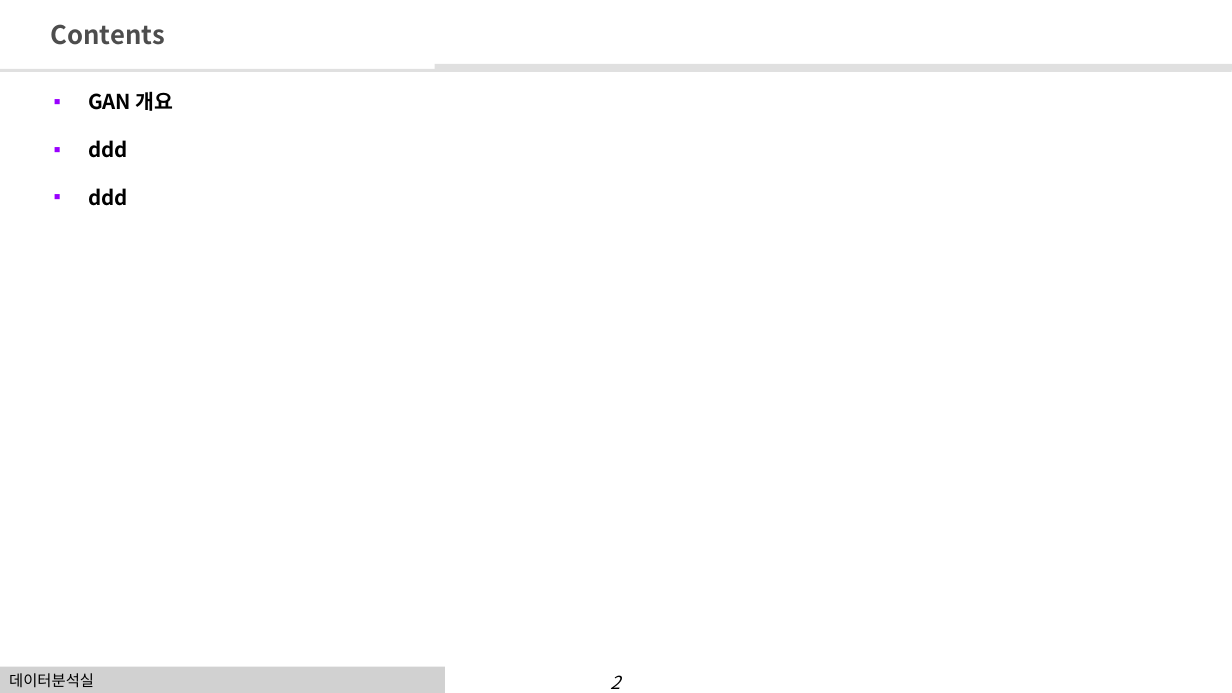
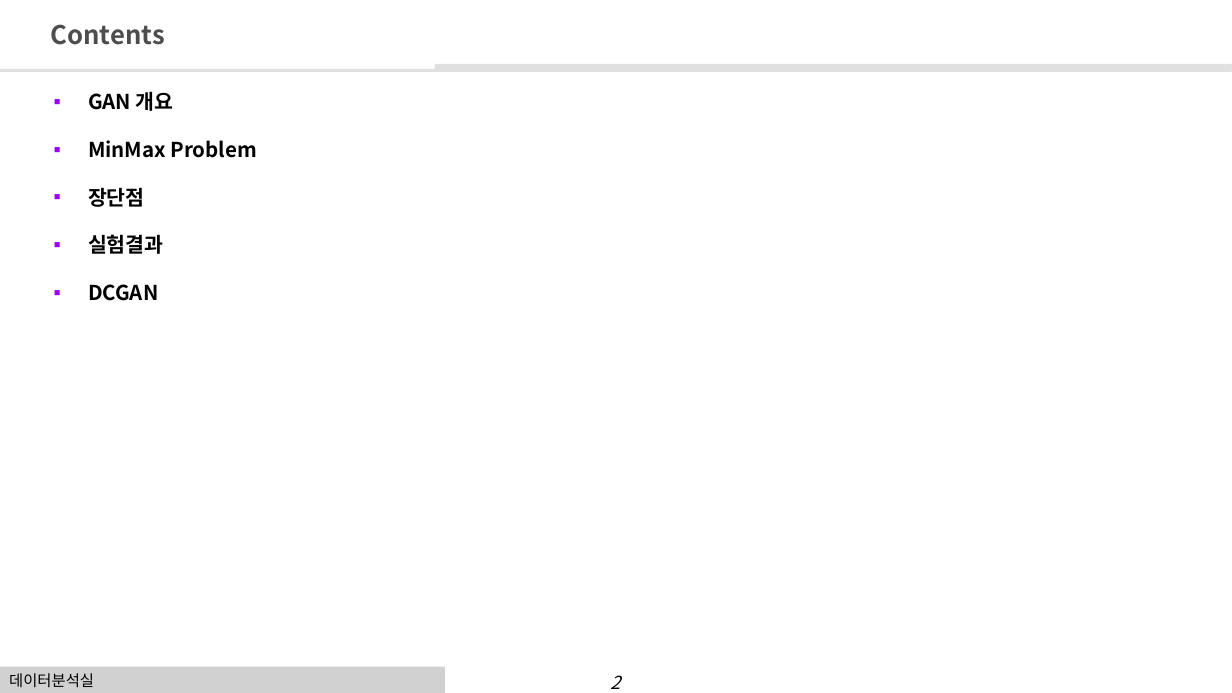
Before and after one commit to BeomSooKim/paper-summary, a slide deck: slide 2 of GAN.pptx. Drawn at 1232x693 pixels with LibreOffice and Linux fonts; fonts in the diff are those of the drawing; background and template pictures are left out. Boxes give left, top, right and bottom in pixels: in the first picture for what was removed or moved away, otherwise in the second. Text is boxed around its words. In the diff, an @@ line names an element or a change of style, - is before the commit and + after.

```diff
--- a/GAN.pptx
+++ b/GAN.pptx
@@ text at box(88, 140, 257, 301): text changed @@
-▪ ddd
-▪ ddd
+▪ MinMax Problem
+▪ 장단점
+▪ 실험결과
+▪ DCGAN
```
Also in this commit, not shown: 1 other slide changed, 5 slides added.
